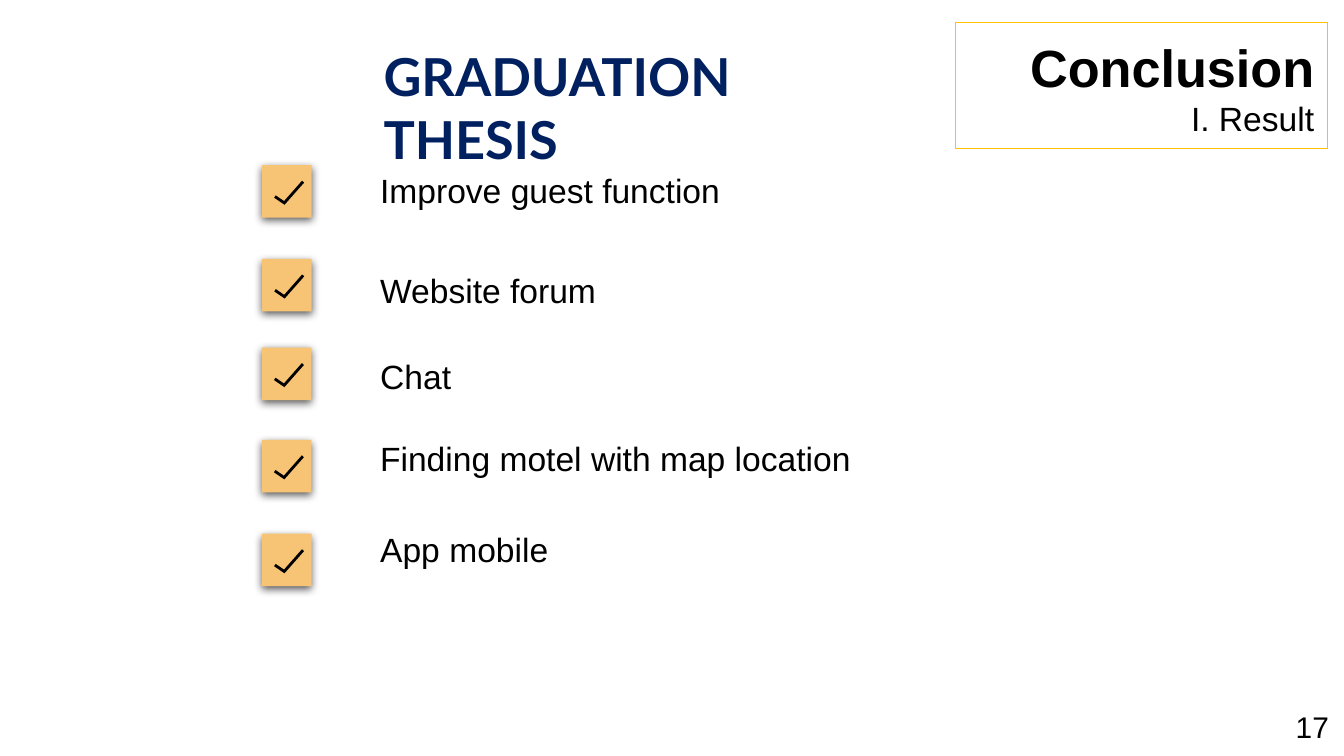
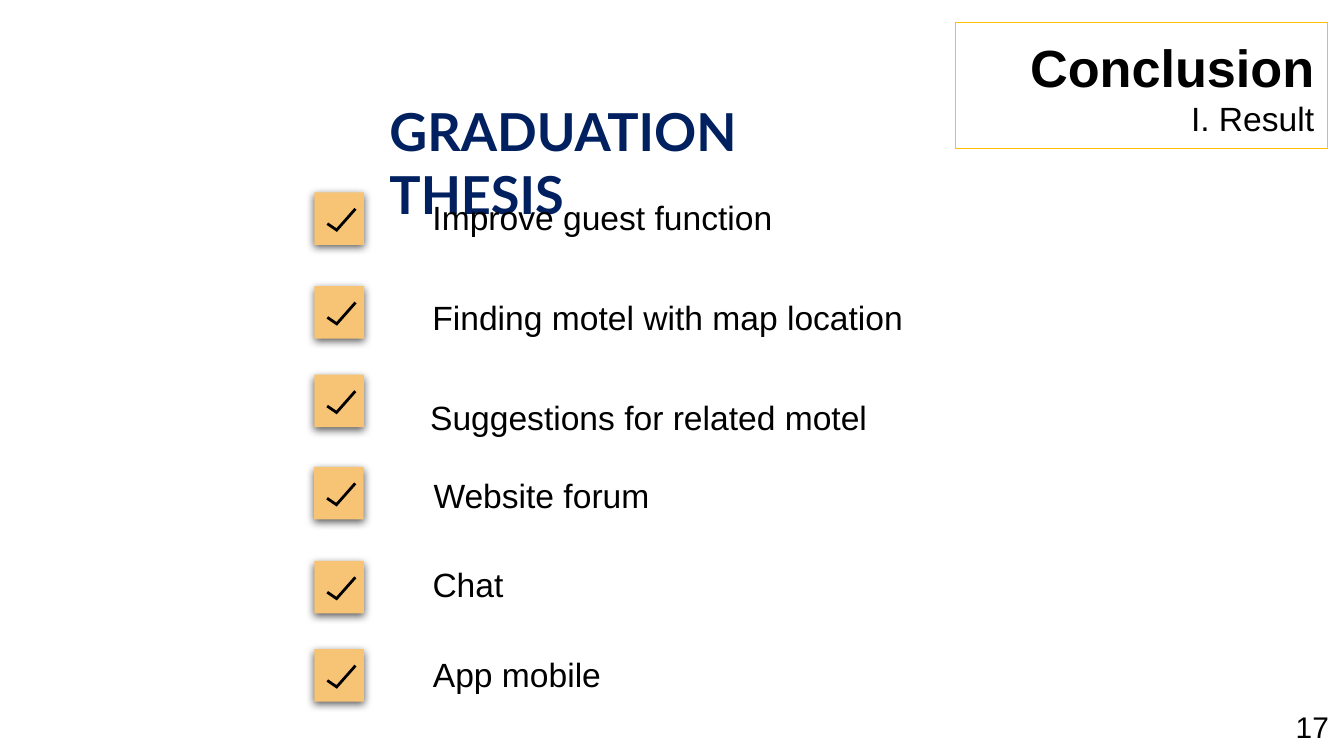
Before and after one commit to hoangchu234/webnhatroKLTN, a slide deck: slide 20 of Docs/Graduation thesis.pptx. Drawn at 1344x756 pixels with LibreOffice and Linux fonts; fonts in the diff are those of the drawing; background and template pictures are left out. Boxes give left, top, right and bottom in pixels: in the first picture for what was removed or moved away, otherwise in the second. Text is boxed around its words. In the diff, an @@ line names an element or a change of style, - is before the commit and + after.

```diff
--- a/Docs/Graduation thesis.pptx
+++ b/Docs/Graduation thesis.pptx
@@ text "GRADUATION THESIS" rewrapped from (x1=384, y1=57, x2=731, y2=160) to (x1=389, y1=112, x2=736, y2=224) @@
@@ text "Finding motel with map location" moved from (x1=380, y1=446, x2=851, y2=477) to (x1=432, y1=305, x2=903, y2=336) @@
@@ text added at (x1=430, y1=405, x2=867, y2=436), 18 pt, text #000000 @@
+Suggestions for related motel
@@ text "Website forum" moved from (x1=380, y1=278, x2=596, y2=304) to (x1=434, y1=483, x2=649, y2=509) @@
@@ freeform shape moved from (x1=274, y1=457, x2=302, y2=478) to (x1=327, y1=484, x2=355, y2=505) @@
@@ 5 rectangles, 3 freeform shapes, 1 text moved together from (x1=262, y1=165, x2=720, y2=586) to (x1=314, y1=192, x2=773, y2=613) @@
@@ text "Chat" moved from (x1=380, y1=364, x2=451, y2=390) to (x1=433, y1=572, x2=504, y2=598) @@
@@ freeform shape moved from (x1=276, y1=550, x2=304, y2=571) to (x1=328, y1=578, x2=356, y2=599) @@
@@ rectangle added at (x1=314, y1=649, x2=364, y2=702), fill #F7C475 @@
@@ text "App mobile" moved from (x1=380, y1=537, x2=548, y2=568) to (x1=433, y1=662, x2=601, y2=693) @@
@@ freeform shape added at (x1=328, y1=665, x2=356, y2=687), outline #000000 1.5 pt @@
```
Also in this commit, not shown: 2 other slides changed, 1 other file.
